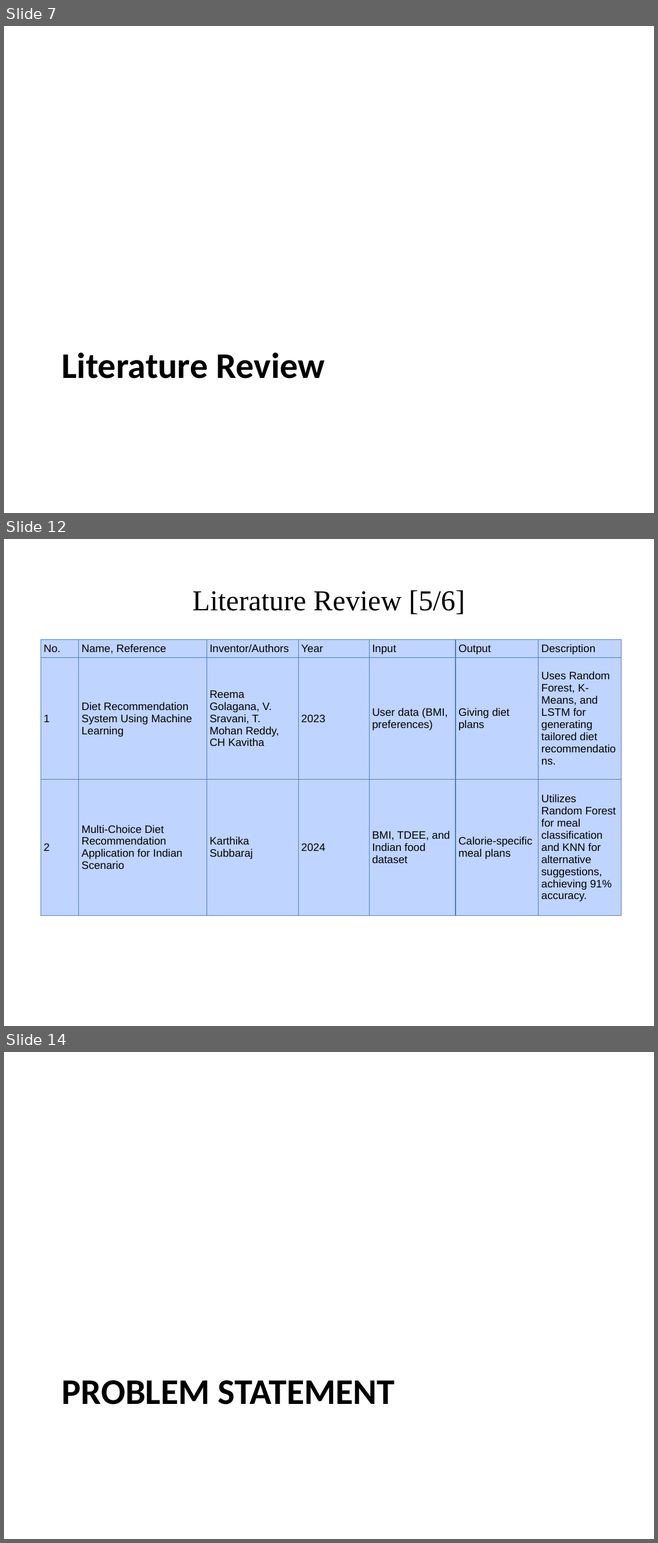
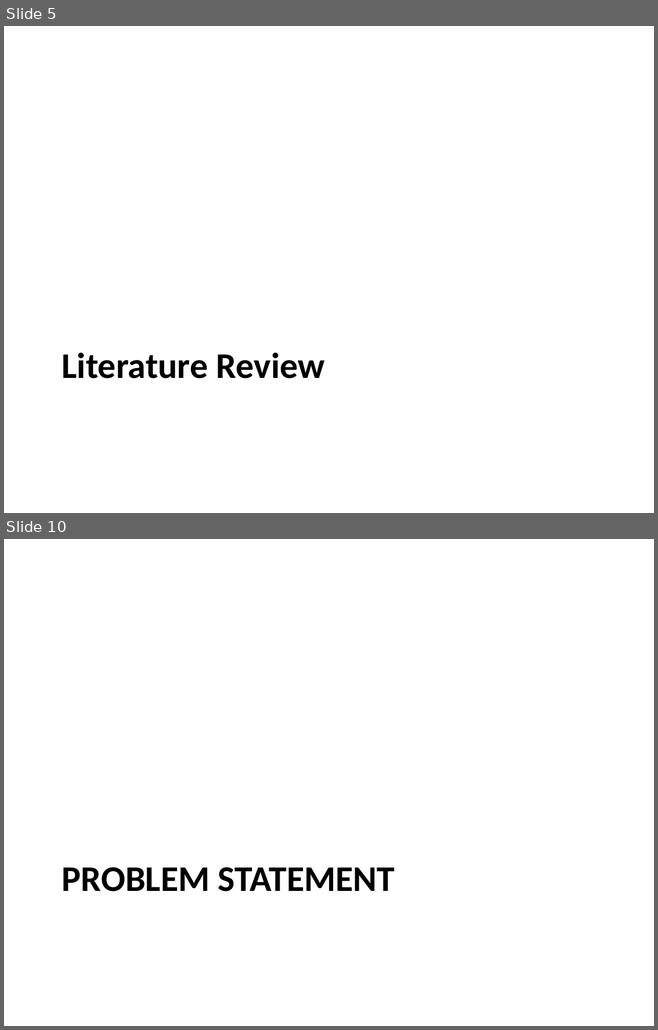
Before and after one commit to pandistic-zain/Fitnesstan--FYP, a slide deck: fitnesstan-documentation/FItnessstan_Final Presentation_Part 2.pptx. Shown one above the other, each under a label of ours: slides 7, 12 and 14 before the commit, slides 5 and 10 after it; the slides between them are not shown. The pictures are 658x1543 and 658x1030 pixels, drawn with LibreOffice and Linux fonts; fonts in the diff are those of the drawing; background and template pictures are left out. Boxes give left, top, right and bottom in pixels: in the first picture for what was removed or moved away, otherwise in the second. Text is boxed around its words. In the diff, an @@ line names an element or a change of style, - is before the commit and + after.

```diff
--- a/fitnesstan-documentation/FItnessstan_Final Presentation_Part 2.pptx
+++ b/fitnesstan-documentation/FItnessstan_Final Presentation_Part 2.pptx
@@ slide 12 removed at (x1=4, y1=539, x2=654, y2=1026), background picture (left out) @@
@@ title removed at (x1=192, y1=590, x2=465, y2=614) @@
-Literature Review [5/6]
@@ table removed at (x1=41, y1=640, x2=622, y2=916), 3 rows, 7 columns @@
-No. | Name, Reference | Inventor/Authors | Year | Input | Output | Description
-1 | Diet Recommendation System Using Machine Learning | Reema Golagana, V. Sravani, T. Mohan Reddy, CH Kavitha | 2023 | User data (BMI, preferences) | Giving diet plans | Uses Random Forest, K-Means, and LSTM for generating tailored diet recommendations.
-2 | Multi-Choice Diet Recommendation Application for Indian Scenario | Karthika Subbaraj | 2024 | BMI, TDEE, and Indian food dataset | Calorie-specific meal plans | Utilizes Random Forest for meal classification and KNN for alternative suggestions, achieving 91% accuracy.
@@ what was slide 7 is now slide 5 @@
@@ what was slide 14 is now slide 10 @@
```
Also in this commit, not shown: 7 slides changed, 25 other slides removed.
